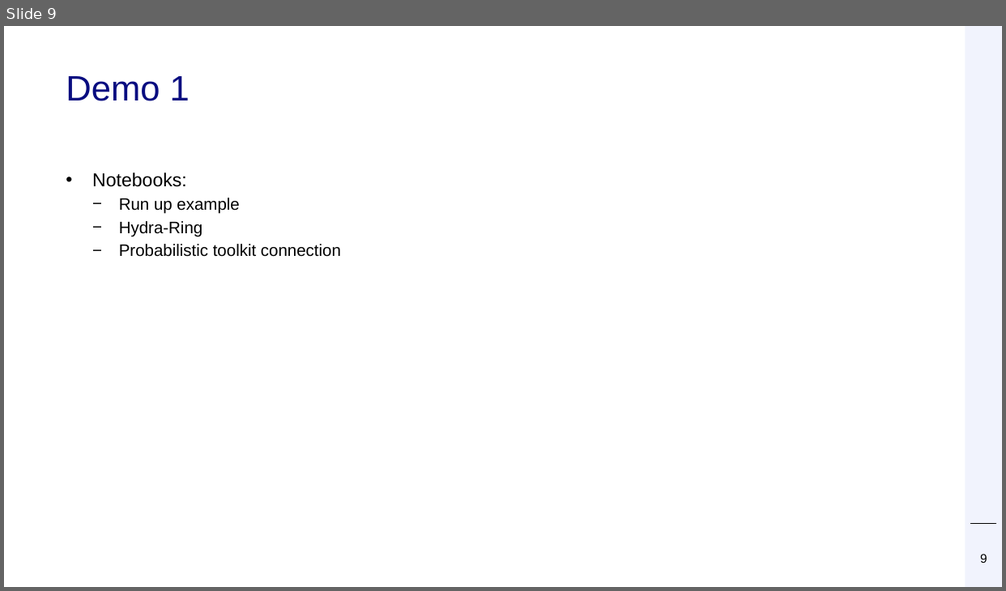
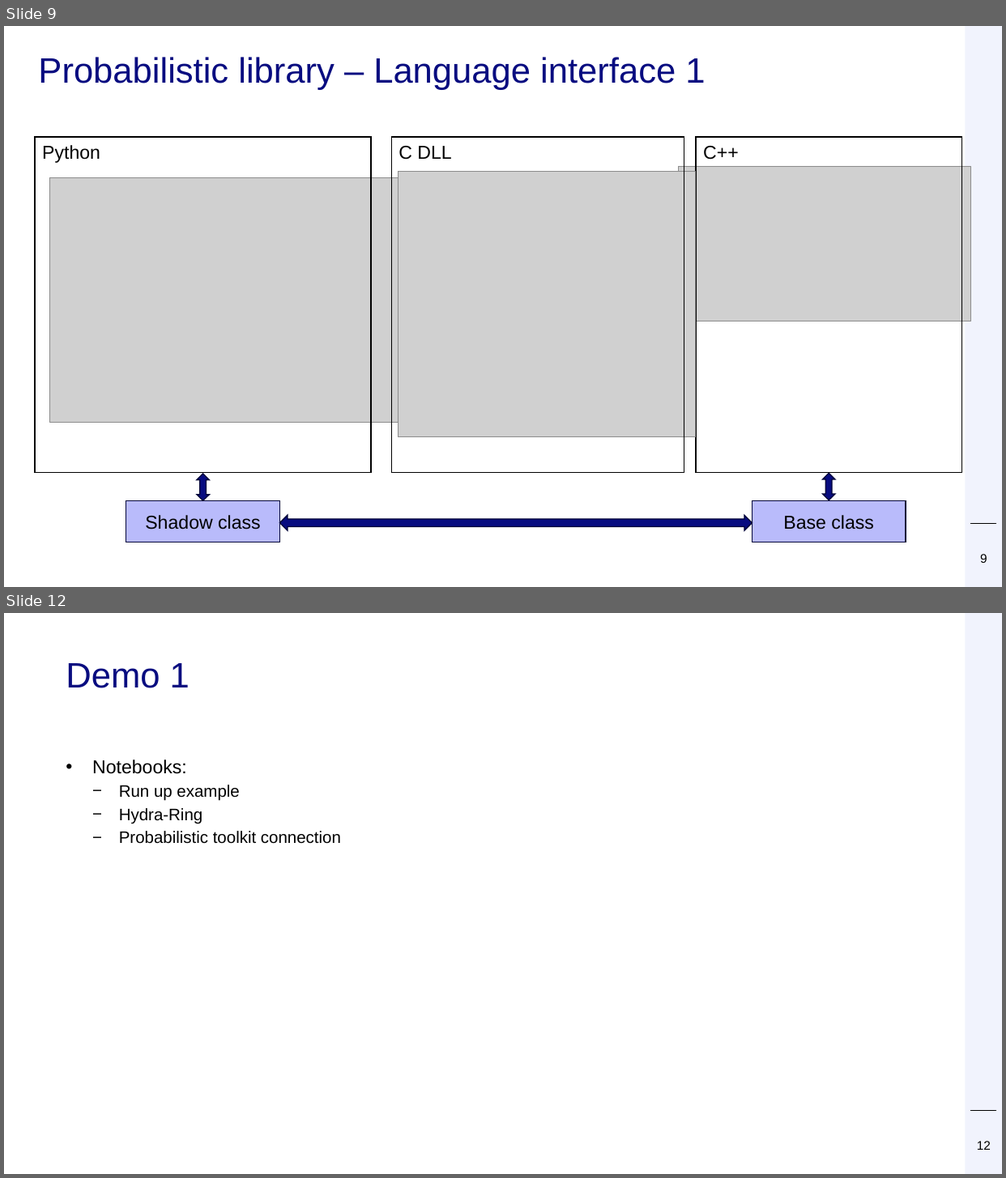
Before and after one commit to Deltares/ProbabilisticLibrary, a slide deck: doc/presentations/Probabilistic Library GFS 2 okt 2024.pptx. Shown one above the other, each under a label of ours: slide 9 before the commit, slides 9 and 12 after it; the slides between them are not shown. The pictures are 1006x591 and 1006x1178 pixels, drawn with LibreOffice and Linux fonts; fonts in the diff are those of the drawing; grey boxes stand for pictures; background and template pictures are left out. Boxes give left, top, right and bottom in pixels: in the first picture for what was removed or moved away, otherwise in the second. Text is boxed around its words. In the diff, an @@ line names an element or a change of style, - is before the commit and + after.

```diff
--- a/doc/presentations/Probabilistic Library GFS 2 okt 2024.pptx
+++ b/doc/presentations/Probabilistic Library GFS 2 okt 2024.pptx
@@ slide 9 added at bbox=[4, 26, 1002, 587], background #FFFFFF; not listed: 2 template elements that a slide beside it also shows @@
@@ title added at bbox=[38, 57, 705, 90], 34 pt, text #080C80 @@
+Probabilistic library – Language interface 1
@@ rectangle added at bbox=[35, 137, 371, 473], outline #000000 1 pt, 18 pt, text #000000 @@
+Python
@@ rectangle added at bbox=[392, 137, 684, 473], outline #000000 1 pt, 18 pt, text #000000 @@
+C DLL
@@ rectangle added at bbox=[696, 137, 961, 473], outline #000000 1 pt, 18 pt, text #000000 @@
+C++
@@ picture added at bbox=[398, 171, 696, 437] @@
@@ picture added at bbox=[679, 166, 971, 322] @@
@@ picture added at bbox=[49, 178, 428, 422] @@
@@ left right arrow added at bbox=[197, 474, 210, 501], fill #080C80, outline #040538 1 pt @@
@@ left right arrow added at bbox=[823, 473, 835, 501], fill #080C80, outline #040538 1 pt @@
@@ rectangle added at bbox=[126, 501, 279, 543], fill #B9BBFB, outline #040538 1 pt, 18 pt, text #000000 @@
+Shadow class
@@ rectangle added at bbox=[752, 501, 906, 543], fill #B9BBFB, outline #040538 1 pt, 18 pt, text #000000 @@
+Base class
@@ left right arrow added at bbox=[279, 515, 752, 531], fill #080C80, outline #040538 1 pt @@
@@ page number added at bbox=[980, 554, 987, 563], 12 pt, text #000000 @@
+9
@@ what was slide 9 is now slide 12 @@
@@ page number at bbox=[977, 1141, 991, 1150]: text changed @@
-9
+12
```
Also in this commit, not shown: 1 slide changed, 2 other slides added.
